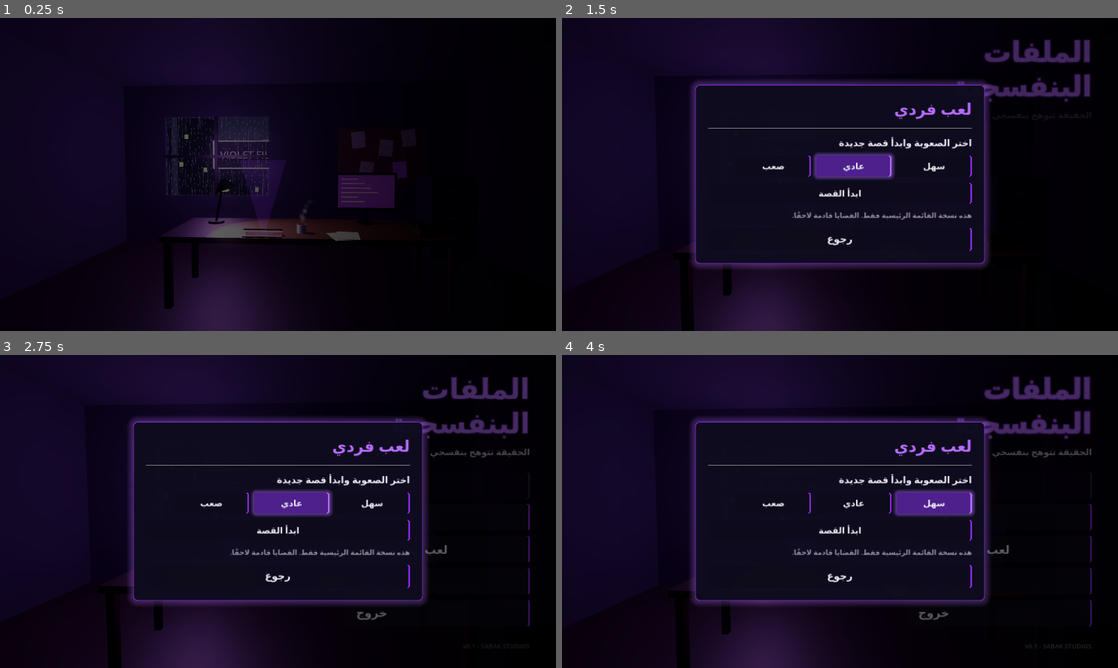
Above: before the commit, frames 1-4 (two rows, left to right).
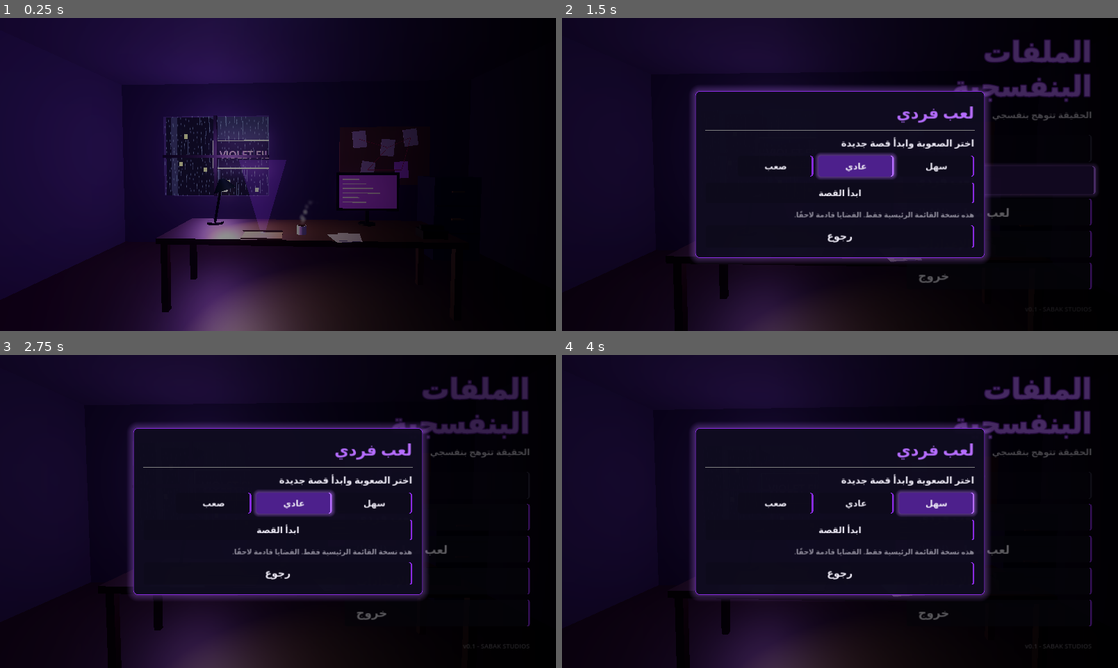
Above: after the commit, the same moments.

Repository: eab71334-web/Violet-Files-
Game: Godot game, scene res://scenes/main_menu.tscn
The game is run twice, just before and just after one commit, with the same random seed, the same clock (stepped at 60 frames per second) and the same inputs.
Inputs (mouse positions are in pixels of both pictures, inside the frame that each line leads up to):
- Up to frame 1 (0.25 s): no input
- Up to frame 2 (1.5 s): move the mouse to (962, 158) at 0.52 s; click (1001, 180) at 1.25 s, where only the run after the commit has a clickable "لعب فردي"
- Up to frame 3 (2.75 s): click "الإعدادات" at 2 s
- Up to frame 4 (4 s): click "خروج" at 2.75 s; click "سهل" at 3.5 s

The runs differ from the first frame. In frame 1, 22% of the frame differs, in the area x 0-82%, y 0-100%; in frame 2, 7.2%; in frame 3, 5.2%; in frame 4, 5.1%.

Commit message:
Fix settings panel layout, speed up startup and reduce load
Co-Authored-By: Claude Sonnet 5.5 <noreply@anthropic.com>
Claude-Session: https://claude.ai/code/session_01LQgQMBsBNozZ8iUvB9iQGj

Diff:
--- a/project.godot
+++ b/project.godot
@@ -10,6 +10,8 @@
 run/main_scene="res://scenes/main_menu.tscn"
 config/features=PackedStringArray("4.3", "Mobile")
 config/icon="res://icon.svg"
+boot_splash/bg_color=Color(0.043, 0.039, 0.078, 1)
+boot_splash/show_image=false
 
 [autoload]
 
@@ -32,5 +34,5 @@
 
 renderer/rendering_method="mobile"
 renderer/rendering_method.mobile="mobile"
-anti_aliasing/quality/msaa_3d=1
+anti_aliasing/quality/msaa_3d=0
 textures/vram_compression/import_etc2_astc=true
--- a/scripts/main_menu.gd
+++ b/scripts/main_menu.gd
@@ -45,7 +45,8 @@
 
 func _process(_delta: float) -> void:
 	var t := Time.get_ticks_msec() / 1000.0
-	_title.add_theme_color_override("font_outline_color", Color(UV, 0.55 + 0.3 * sin(t * 2.0)))
+	var k := 0.88 + 0.12 * sin(t * 2.0)
+	_title.self_modulate = Color(k, k, k, 1.0)
 
 
 # ------------------------------------------------------------------ UI build
@@ -88,6 +89,7 @@
 	_title.add_theme_font_size_override("font_size", 96)
 	_title.add_theme_color_override("font_color", GLOW)
 	_title.add_theme_constant_override("outline_size", 14)
+	_title.add_theme_color_override("font_outline_color", Color(UV, 0.7))
 	_column.add_child(_title)
 	_tagline = Label.new()
 	_tagline.add_theme_font_size_override("font_size", 30)
@@ -197,16 +199,16 @@
 	_tagline.modulate.a = 0.0
 	_version.modulate.a = 0.0
 	var tw := create_tween().set_parallel(true).set_trans(Tween.TRANS_CUBIC).set_ease(Tween.EASE_OUT)
-	tw.tween_property(_fade, "color:a", 0.0, 1.8)
-	tw.tween_property(_office, "intro_offset", 0.0, 3.2)
-	tw.tween_property(_title, "modulate:a", 1.0, 1.2).set_delay(0.8)
-	tw.tween_property(_tagline, "modulate:a", 1.0, 1.0).set_delay(1.4)
-	tw.tween_property(_version, "modulate:a", 1.0, 1.0).set_delay(2.4)
+	tw.tween_property(_fade, "color:a", 0.0, 1.0)
+	tw.tween_property(_office, "intro_offset", 0.0, 2.2)
+	tw.tween_property(_title, "modulate:a", 1.0, 1.2).set_delay(0.4)
+	tw.tween_property(_tagline, "modulate:a", 1.0, 1.0).set_delay(0.7)
+	tw.tween_property(_version, "modulate:a", 1.0, 1.0).set_delay(1.2)
 	var i := 0
 	for id in _btns:
 		var b: Button = _btns[id]
 		b.modulate.a = 0.0
-		tw.tween_property(b, "modulate:a", 1.0, 0.5).set_delay(1.6 + i * 0.12)
+		tw.tween_property(b, "modulate:a", 1.0, 0.5).set_delay(0.8 + i * 0.08)
 		i += 1
 
 
@@ -252,12 +254,21 @@
 	_lan_label = null
 
 
-func _lbl(text: String, size := 32, color := TEXT) -> Label:
+func _lbl(text: String, size := 32, color := TEXT, wrap := true) -> Label:
 	var l := Label.new()
 	l.text = text
 	l.add_theme_font_size_override("font_size", size)
 	l.add_theme_color_override("font_color", color)
-	l.autowrap_mode = TextServer.AUTOWRAP_WORD_SMART
+	if wrap:
+		l.autowrap_mode = TextServer.AUTOWRAP_WORD_SMART
+	return l
+
+
+## Settings-row caption: never wraps (a wrapping label inside a grid collapsed to one letter per line).
+func _row_lbl(text: String) -> Label:
+	var l := _lbl(text, 32, TEXT, false)
+	l.custom_minimum_size = Vector2(300, 0)
+	l.vertical_alignment = VERTICAL_ALIGNMENT_CENTER
 	return l
 
 
@@ -265,7 +276,7 @@
 	var b := Button.new()
 	b.text = text
 	b.focus_mode = Control.FOCUS_NONE
-	b.custom_minimum_size = Vector2(w, 72)
+	b.custom_minimum_size = Vector2(w, 64)
 	b.add_theme_font_size_override("font_size", 30)
 	_style_button(b, selected)
 	b.alignment = HORIZONTAL_ALIGNMENT_CENTER
@@ -292,13 +303,13 @@
 	st.border_color = UV
 	st.set_border_width_all(2)
 	st.set_corner_radius_all(16)
-	st.set_content_margin_all(44)
+	st.set_content_margin_all(36)
 	st.shadow_color = Color(GLOW, 0.3)
 	st.shadow_size = 24
 	pc.add_theme_stylebox_override("panel", st)
 	center.add_child(pc)
 	var vb := VBoxContainer.new()
-	vb.add_theme_constant_override("separation", 26)
+	vb.add_theme_constant_override("separation", 20)
 	pc.add_child(vb)
 	vb.add_child(_lbl(title, 54, GLOW))
 	vb.add_child(HSeparator.new())
@@ -306,7 +317,7 @@
 	var back := Button.new()
 	back.text = Settings.t("رجوع", "Back")
 	back.focus_mode = Control.FOCUS_NONE
-	back.custom_minimum_size = Vector2(0, 80)
+	back.custom_minimum_size = Vector2(0, 68)
 	back.add_theme_font_size_override("font_size", 34)
 	_style_button(back)
 	back.alignment = HORIZONTAL_ALIGNMENT_CENTER
@@ -383,29 +394,30 @@
 	var g := GridContainer.new()
 	g.columns = 2
 	g.add_theme_constant_override("h_separation", 40)
-	g.add_theme_constant_override("v_separation", 24)
-
-	g.add_child(_lbl(Settings.t("اللغة", "Language")))
+	g.add_theme_constant_override("v_separation", 18)
+
+	g.add_child(_row_lbl(Settings.t("اللغة", "Language")))
 	var hl := HBoxContainer.new()
 	hl.add_theme_constant_override("separation", 14)
 	hl.add_child(_choice_btn("العربية", Settings.lang == "ar", _set_lang.bind("ar")))
 	hl.add_child(_choice_btn("English", Settings.lang == "en", _set_lang.bind("en")))
 	g.add_child(hl)
 
-	g.add_child(_lbl(Settings.t("الصوت", "Volume")))
+	g.add_child(_row_lbl(Settings.t("الصوت", "Volume")))
 	var sl := HSlider.new()
 	sl.min_value = 0.0
 	sl.max_value = 1.0
 	sl.step = 0.05
 	sl.value = Settings.volume
 	sl.custom_minimum_size = Vector2(420, 48)
+	sl.size_flags_vertical = Control.SIZE_SHRINK_CENTER
 	sl.value_changed.connect(func(v: float):
 		Settings.volume = v
 		Settings.save_settings()
 		AudioServer.set_bus_volume_db(0, linear_to_db(maxf(v, 0.0001))))
 	g.add_child(sl)
 
-	g.add_child(_lbl(Settings.t("الرسوميات", "Graphics")))
+	g.add_child(_row_lbl(Settings.t("الرسوميات", "Graphics")))
 	var hq := HBoxContainer.new()
 	hq.add_theme_constant_override("separation", 14)
 	var qn := [Settings.t("خفيفة", "Low"), Settings.t("متوسطة", "Medium"), Settings.t("عالية", "High")]
@@ -413,7 +425,7 @@
 		hq.add_child(_choice_btn(qn[i], Settings.quality == i, _set_quality.bind(i), 170))
 	g.add_child(hq)
 
-	g.add_child(_lbl(Settings.t("حركة الجوال (جايرو)", "Tilt parallax (gyro)")))
+	g.add_child(_row_lbl(Settings.t("حركة الجوال (جايرو)", "Tilt parallax (gyro)")))
 	var cb := CheckButton.new()
 	cb.button_pressed = Settings.gyro
 	cb.focus_mode = Control.FOCUS_NONE
--- a/scripts/office_scene.gd
+++ b/scripts/office_scene.gd
@@ -84,10 +84,10 @@
 	env.background_mode = Environment.BG_COLOR
 	env.background_color = BG
 	env.ambient_light_source = Environment.AMBIENT_SOURCE_COLOR
-	env.ambient_light_color = Color(0.22, 0.16, 0.38)
-	env.ambient_light_energy = 0.55
+	env.ambient_light_color = Color(0.3, 0.22, 0.5)
+	env.ambient_light_energy = 1.0
 	env.tonemap_mode = Environment.TONE_MAPPER_FILMIC
-	env.glow_enabled = true
+	env.glow_enabled = _quality > 0
 	env.glow_intensity = 0.9
 	env.glow_bloom = 0.15
 	env.glow_hdr_threshold = 0.9
@@ -300,12 +300,12 @@
 	spot.light_energy = 5.0
 	spot.spot_range = 3.5
 	spot.spot_angle = 55.0
-	spot.shadow_enabled = _quality >= 1
+	spot.shadow_enabled = _quality >= 2
 	add_child(spot)
 	spot.look_at_from_position(Vector3(-0.75, 1.2, -1.0), Vector3(-0.2, 0.78, -0.7), Vector3.UP)
 	var fill := OmniLight3D.new()
 	fill.light_color = Color(0.4, 0.45, 0.9)
-	fill.light_energy = 0.3
+	fill.light_energy = 0.7
 	fill.omni_range = 6.0
 	fill.position = Vector3(0.0, 2.7, 0.0)
 	add_child(fill)
@@ -313,9 +313,9 @@
 
 func _build_rain() -> void:
 	var p := GPUParticles3D.new()
-	p.amount = [450, 900, 1600][clampi(_quality, 0, 2)]
+	p.amount = [300, 600, 1200][clampi(_quality, 0, 2)]
 	p.lifetime = 0.7
-	p.preprocess = 1.0
+	p.preprocess = 0.7
 	p.local_coords = false
 	p.position = Vector3(-1.0, 6.0, -6.0)
 	p.visibility_aabb = AABB(Vector3(-9, -11, -4), Vector3(18, 12, 8))
--- a/scripts/rain_audio.gd
+++ b/scripts/rain_audio.gd
@@ -2,7 +2,7 @@
 ## Procedural ambience (no audio files needed): rain hiss, dark synth pad,
 ## rare distant thunder, plus a UI click blip. Generated live with AudioStreamGenerator.
 
-const RATE := 22050.0
+const RATE := 11025.0
 
 var _player: AudioStreamPlayer
 var _pb: AudioStreamGeneratorPlayback
@@ -46,6 +46,10 @@
 	if _pb == null:
 		return
 	var n := _pb.get_frames_available()
+	if n <= 0:
+		return
+	var buf := PackedVector2Array()
+	buf.resize(n)
 	for i in range(n):
 		var w := randf() * 2.0 - 1.0
 		_lp += (w - _lp) * 0.35        # rain hiss
@@ -58,8 +62,9 @@
 		if _p2 > TAU: _p2 -= TAU
 		if _pc > TAU: _pc -= TAU
 		var pad := (sin(_p1) + 0.6 * sin(_p2 + sin(_lfo * 0.3))) * 0.035 * (0.7 + 0.3 * sin(_lfo * 1.2))
-		_thunder *= 0.99996
-		_click *= 0.9993
+		_thunder *= 0.99992
+		_click *= 0.9986
 		var s := _lp * 0.22 + pad + _lp2 * _thunder * 3.0 + sin(_pc) * _click * 0.12
 		s = clampf(s, -1.0, 1.0)
-		_pb.push_frame(Vector2(s, s))
+		buf[i] = Vector2(s, s)
+	_pb.push_buffer(buf)
